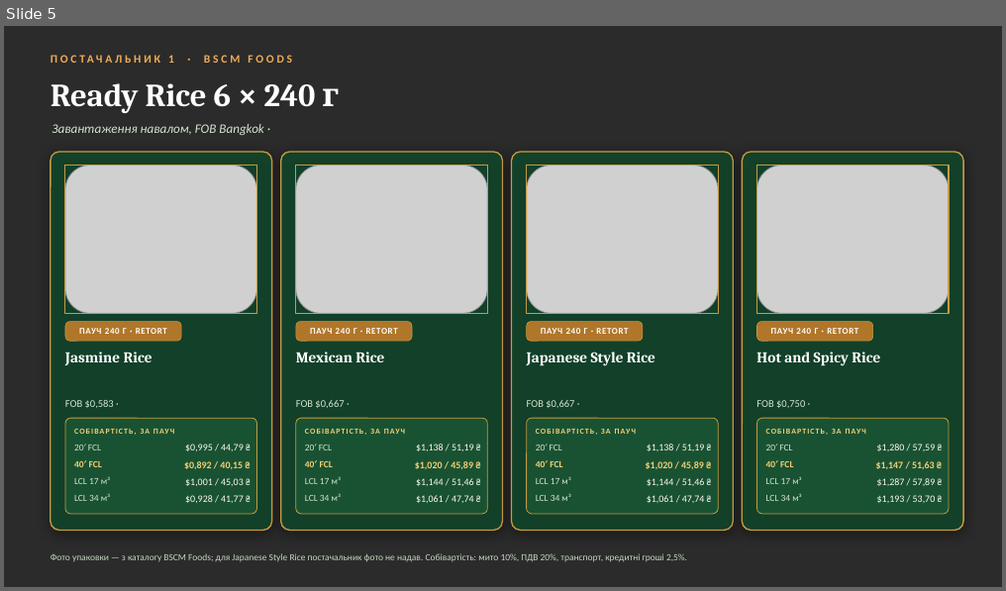
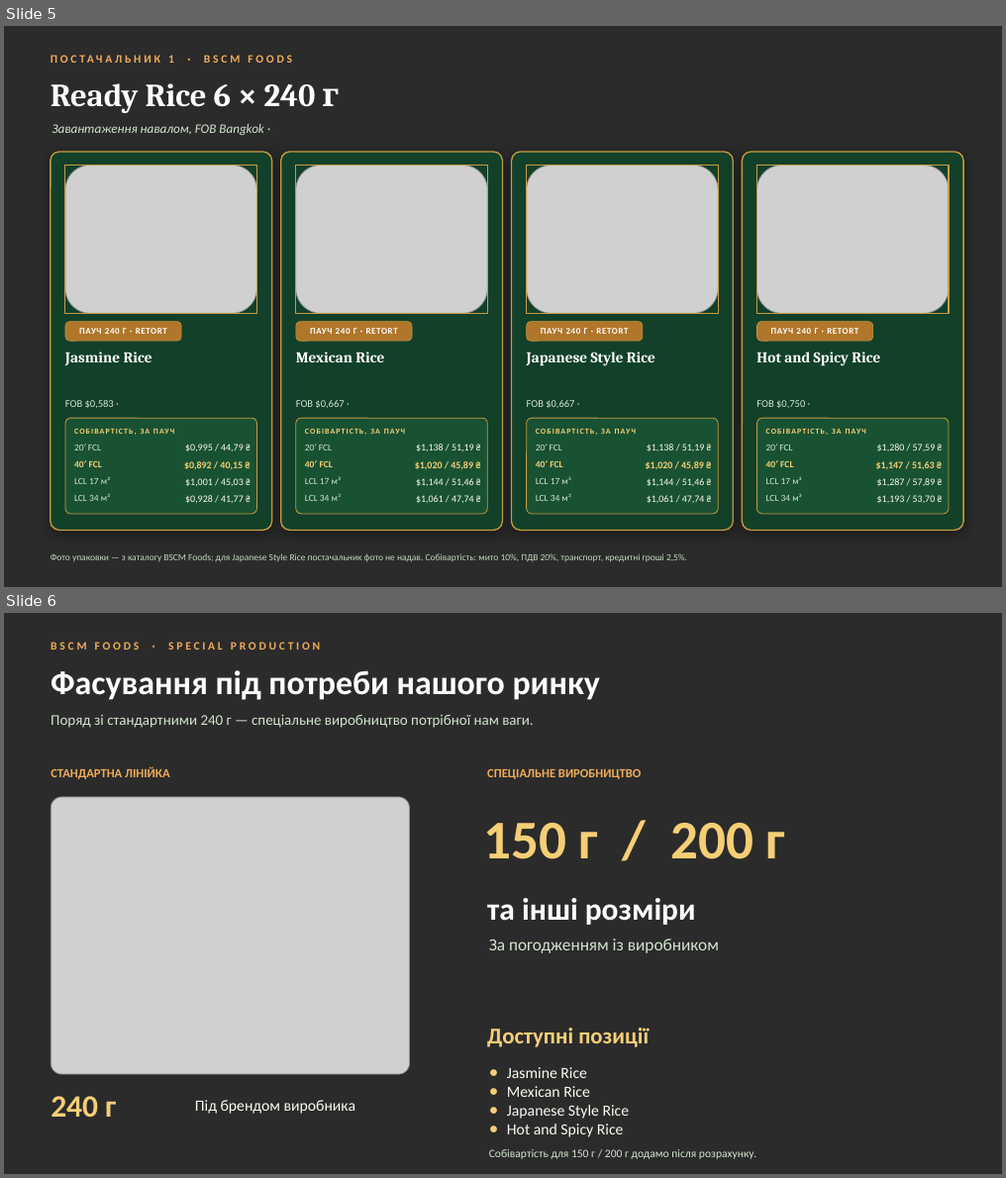
Before and after one commit to IllyaChaplygin/Chaplygin-Illya, a slide deck: RTE_Rice_Suppliers.pptx. Shown one above the other, each under a label of ours: slide 5 before the commit, slides 5 and 6 after it. The pictures are 1006x591 and 1006x1178 pixels, drawn with LibreOffice and Linux fonts; fonts in the diff are those of the drawing; grey boxes stand for pictures; background and template pictures are left out; a plain dark background stands for a picture behind light text. Boxes give left, top, right and bottom in pixels: in the first picture for what was removed or moved away, otherwise in the second. Text is boxed around its words. In the diff, an @@ line names an element or a change of style, - is before the commit and + after.

```diff
--- a/RTE_Rice_Suppliers.pptx
+++ b/RTE_Rice_Suppliers.pptx
@@ slide 6 added at [4, 613, 1002, 1174], background picture (left out) @@
@@ text added at [51, 642, 320, 650], 11 pt, text #F0AC58, bold @@
+BSCM FOODS · SPECIAL PRODUCTION
@@ text added at [51, 670, 600, 700], 32.2 pt, text #FFFFFF, bold @@
+Фасування під потреби нашого ринку
@@ text added at [51, 714, 533, 728], 14.2 pt, text #D2E4CE @@
+Поряд зі стандартними 240 г — спеціальне виробництво потрібної нам ваги.
@@ text added at [51, 766, 169, 779], 12 pt, text #F0AC58, bold @@
+СТАНДАРТНА ЛІНІЙКА
@@ text added at [487, 768, 641, 779], 12 pt, text #F0AC58, bold @@
+СПЕЦІАЛЬНЕ ВИРОБНИЦТВО
@@ picture added at [51, 797, 409, 1075] @@
@@ text added at [483, 823, 786, 860], 52.5 pt, text #F5CE76, bold @@
+150 г / 200 г
@@ text added at [487, 898, 696, 925], 30 pt, text #FFFFFF, bold @@
+та інші розміри
@@ text added at [489, 939, 719, 954], 16.5 pt, text #D2E4CE @@
+За погодженням із виробником
@@ text added at [487, 1028, 648, 1048], 21.8 pt, text #F5CE76, bold @@
+Доступні позиції
@@ text added at [489, 1067, 756, 1159], 15 pt, text #FCF9F0 @@
+● Jasmine Rice
+● Mexican Rice
+● Japanese Style Rice
+● Hot and Spicy Rice
+Собівартість для 150 г / 200 г додамо після розрахунку.
@@ text added at [51, 1096, 116, 1117], 30 pt, text #F5CE76, bold @@
+240 г
@@ text added at [195, 1100, 356, 1114], 15 pt, text #FCF9F0 @@
+Під брендом виробника
```
Also in this commit, not shown: 1 slide changed, 3 other slides added, 2 slides removed, 1 other file.
